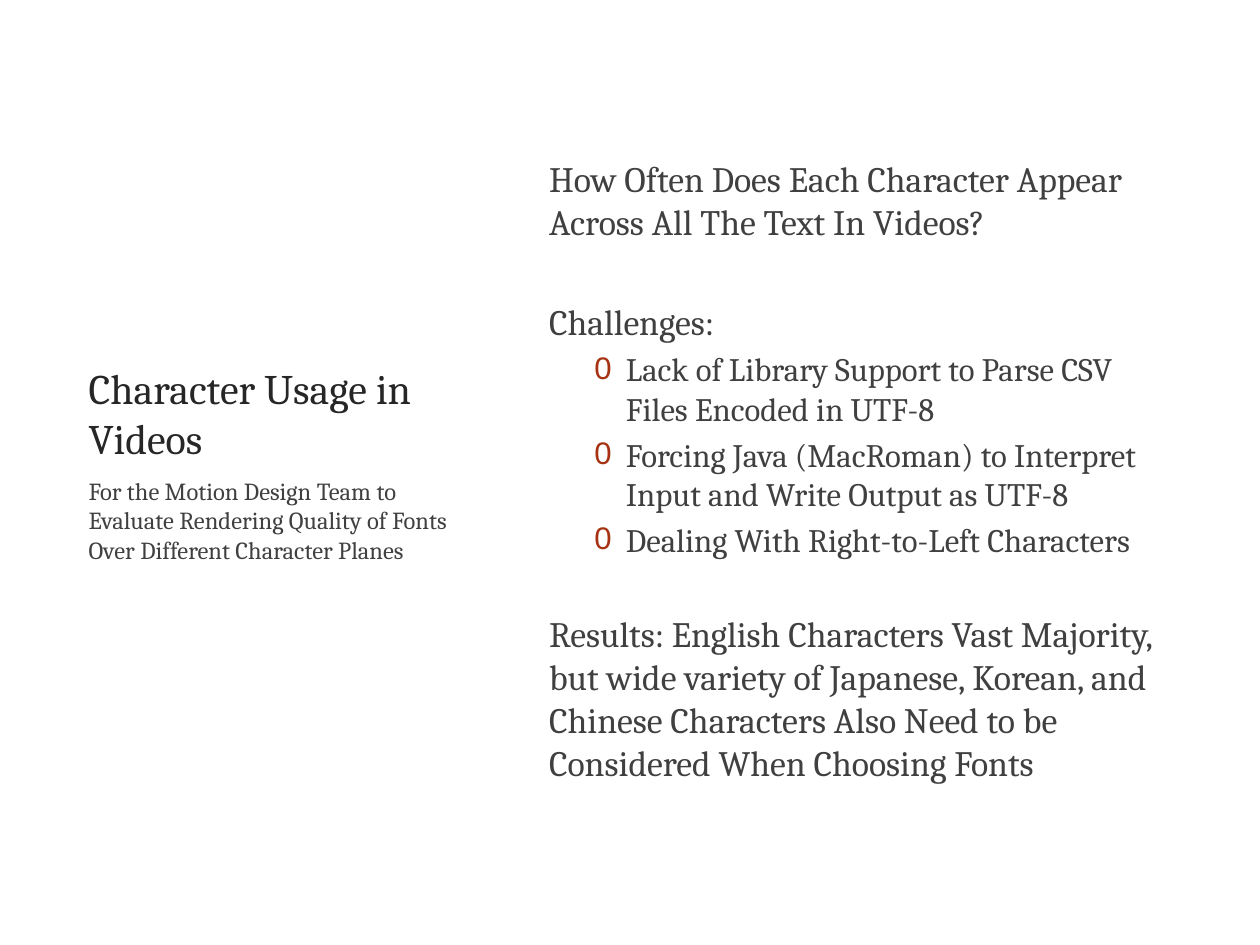
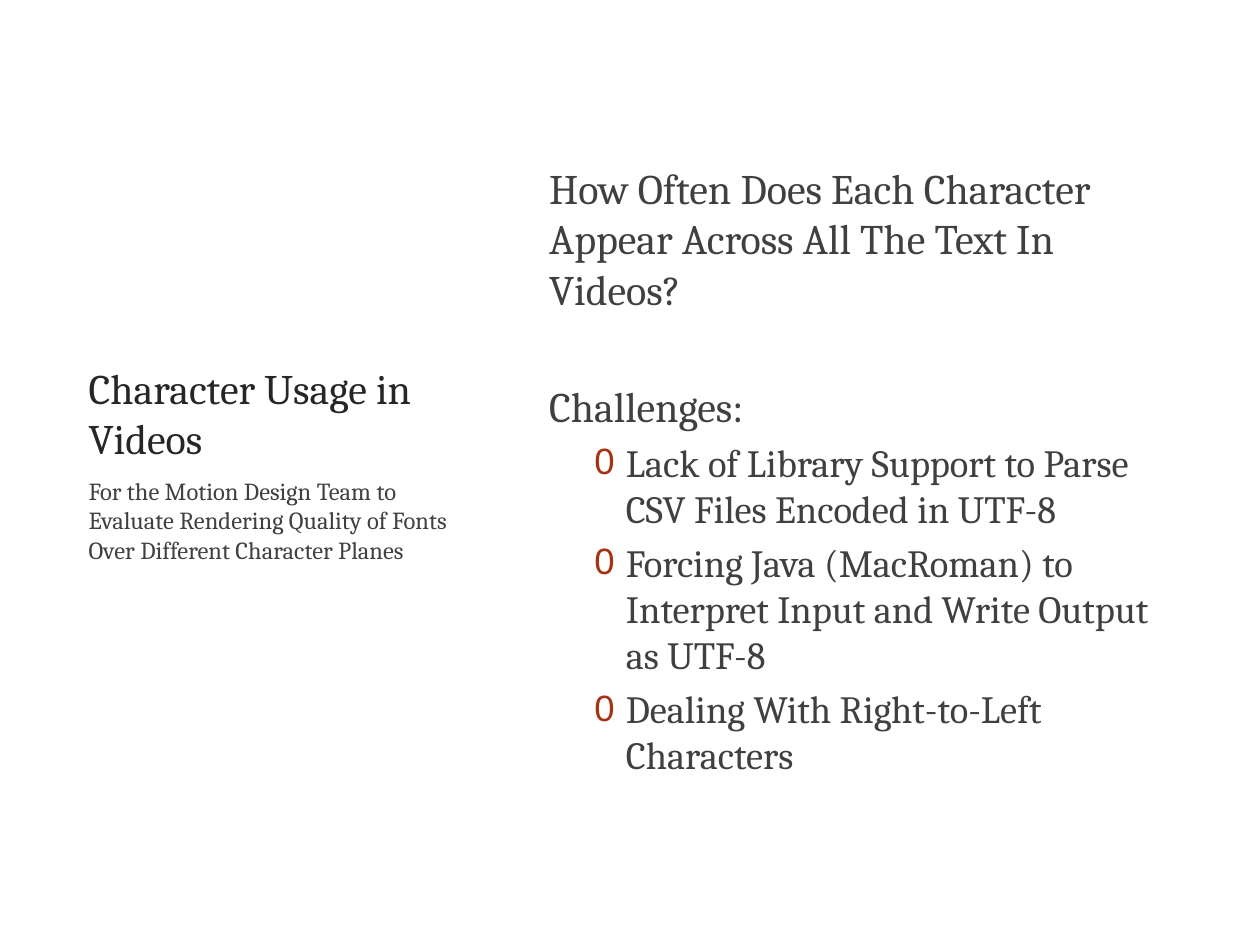
Before and after one commit to atultiwary/TechTalk, a slide deck: slide 11 of TechTalk.pptx. Drawn at 1260x945 pixels with LibreOffice and Linux fonts; fonts in the diff are those of the drawing; background and template pictures are left out. Boxes give left, top, right and bottom in pixels: in the first picture for what was removed or moved away, otherwise in the second. Text is boxed around its words. In the diff, an @@ line names an element or a change of style, - is before the commit and + after.

```diff
--- a/TechTalk.pptx
+++ b/TechTalk.pptx
@@ text "How Often Does Each Character ..." at [549, 174, 1148, 770]: size 20.4 to 24 pt in "How Often Does Each Character Appear Across ...", "Challenges:"; size 18.7 to 22 pt in "Lack of Library Support to Parse CSV ...", "Forcing Java (MacRoman) to Interpret Input and ...", "Dealing With Right-to-Left Characters" @@
@@ text at [549, 622, 1153, 784]: paragraph removed @@
-Results: English Characters Vast Majority, but wide variety of Japanese, Korean, and Chinese Characters Also Need to be Considered When Choosing Fonts
```
Also in this commit, not shown: 2 other slides changed.
